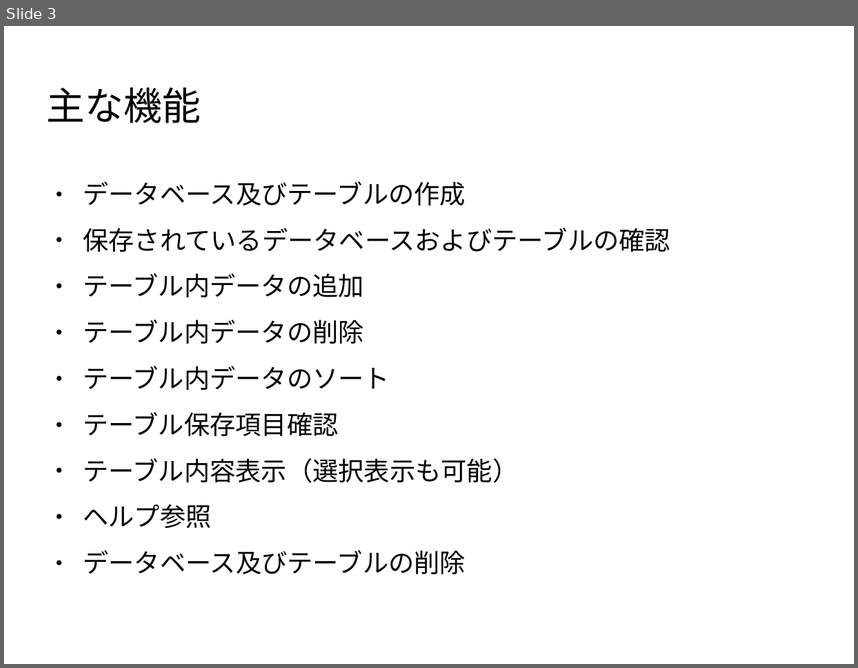
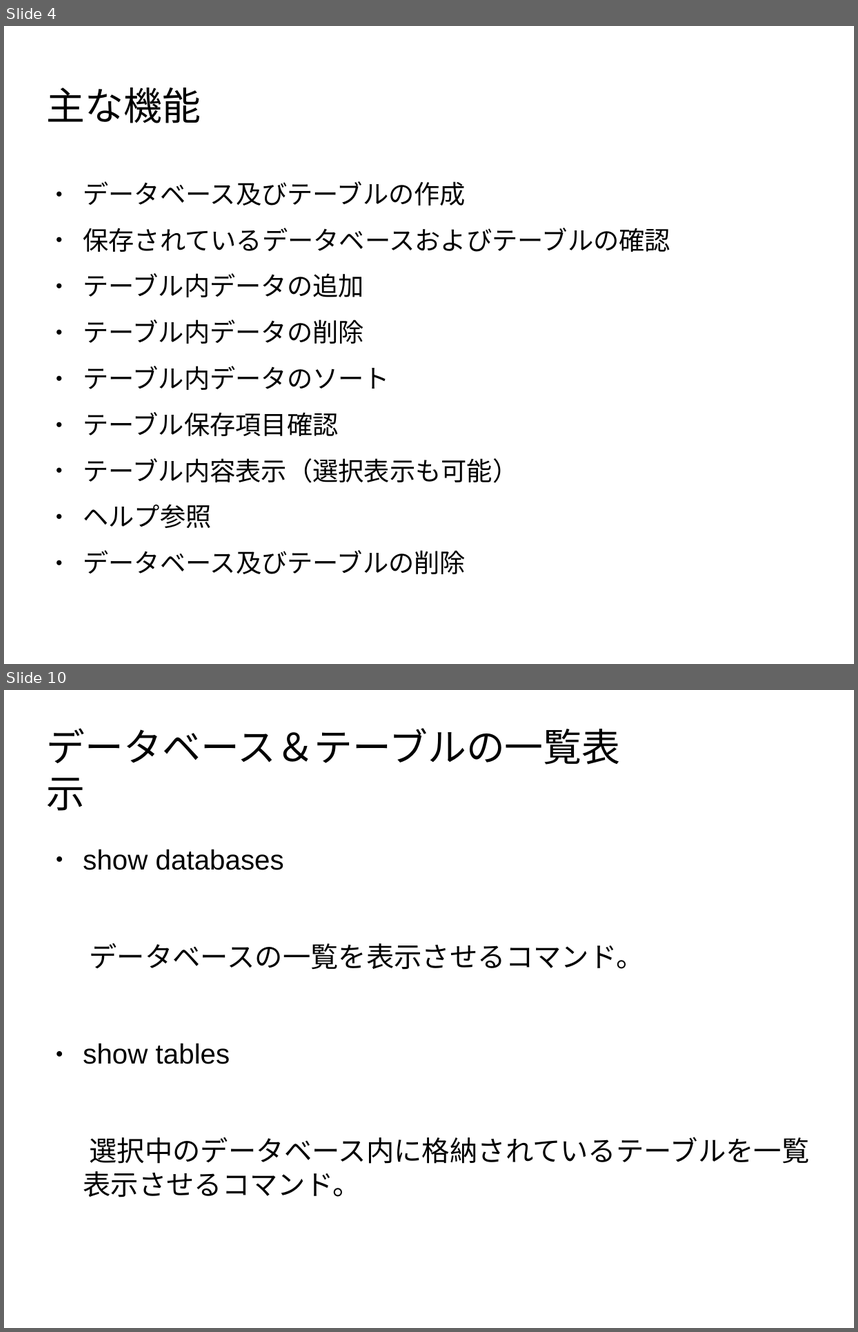
Before and after one commit to kuboshiba/KuboQL, a slide deck: KuboQL.odp. Shown one above the other, each under a label of ours: slide 3 before the commit, slides 4 and 10 after it; the slides between them are not shown. The pictures are 858x668 and 858x1332 pixels, drawn with LibreOffice and Linux fonts; fonts in the diff are those of the drawing; background and template pictures are left out. Boxes give left, top, right and bottom in pixels: in the first picture for what was removed or moved away, otherwise in the second. Text is boxed around its words. In the diff, an @@ line names an element or a change of style, - is before the commit and + after.

Commit message:
プレゼンテージョン仮完成

```diff
--- a/KuboQL.odp
+++ b/KuboQL.odp
@@ slide 10 added at (x1=4, y1=690, x2=854, y2=1328), background picture (left out) @@
@@ title added at (x1=47, y1=728, x2=621, y2=811), 36 pt, text #000000 @@
+データベース＆テーブルの一覧表示
@@ text added at (x1=83, y1=849, x2=809, y2=1197), 26 pt, text #000000 @@
+● show databases
+データベースの一覧を表示させるコマンド。
+● show tables
+選択中のデータベース内に格納されているテーブルを一覧表示させるコマンド。
@@ what was slide 3 is now slide 4 @@
```
Also in this commit, not shown: 2 slides changed, 7 other slides added.
